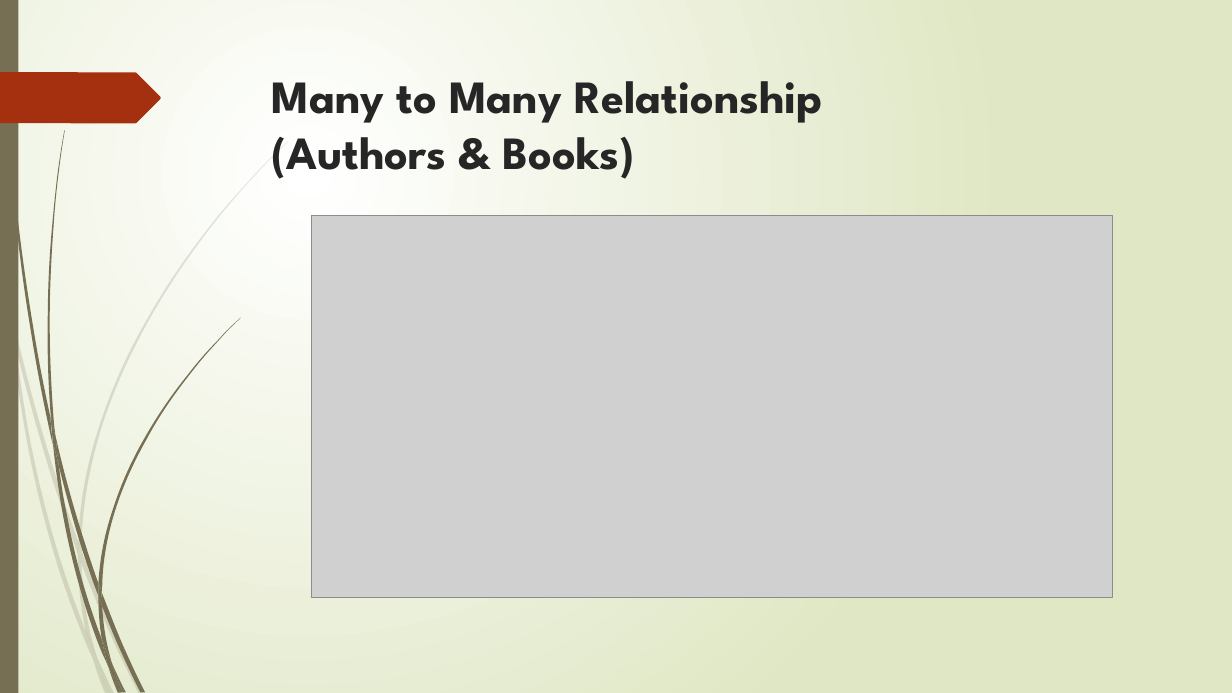
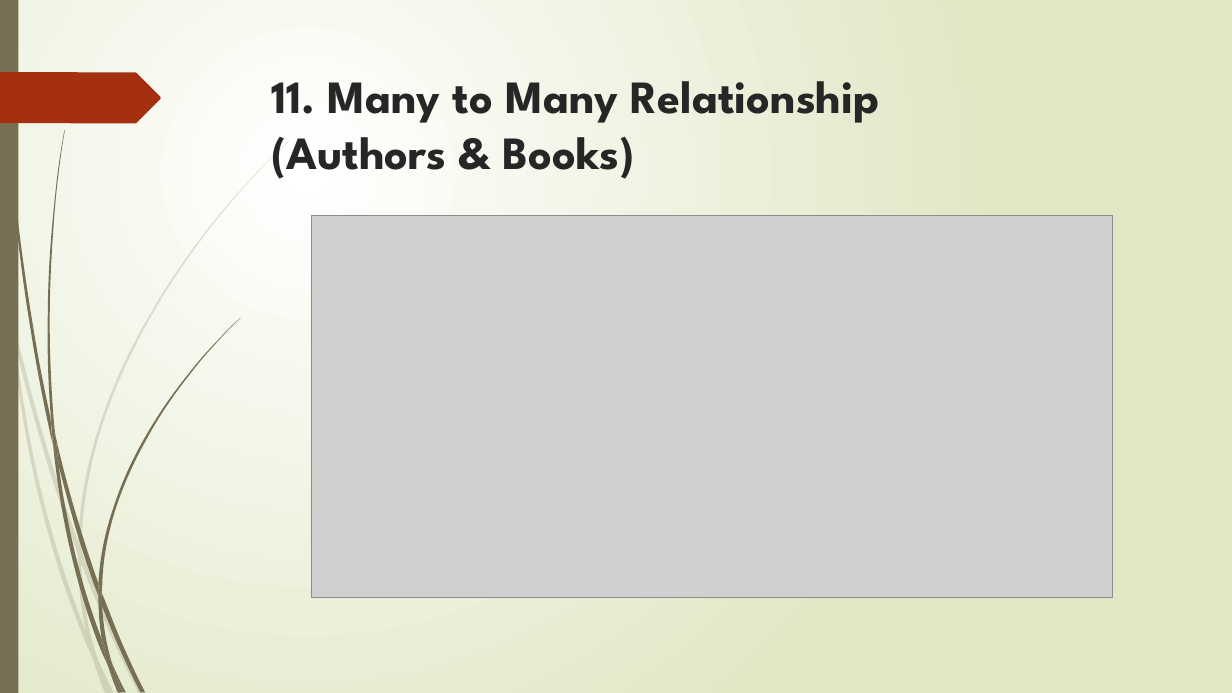
Before and after one commit to deepak127425/UST_Tasks, a slide deck: slide 18 of 1.MongoDB/4.MongoDB operations 13_Dec_2020/MongoDB operations.pptx. Drawn at 1232x693 pixels with LibreOffice and Linux fonts; fonts in the diff are those of the drawing; grey boxes stand for pictures. Boxes give left, top, right and bottom in pixels: in the first picture for what was removed or moved away, otherwise in the second. Text is boxed around its words. In the diff, an @@ line names an element or a change of style, - is before the commit and + after.

```diff
--- a/1.MongoDB/4.MongoDB operations 13_Dec_2020/MongoDB operations.pptx
+++ b/1.MongoDB/4.MongoDB operations 13_Dec_2020/MongoDB operations.pptx
@@ title at [271, 81, 879, 179]: text changed @@
-Many to Many Relationship
-(Authors & Books)
+11. Many to Many Relationship
+(Authors & Books)
```
Also in this commit, not shown: 19 other slides changed.
